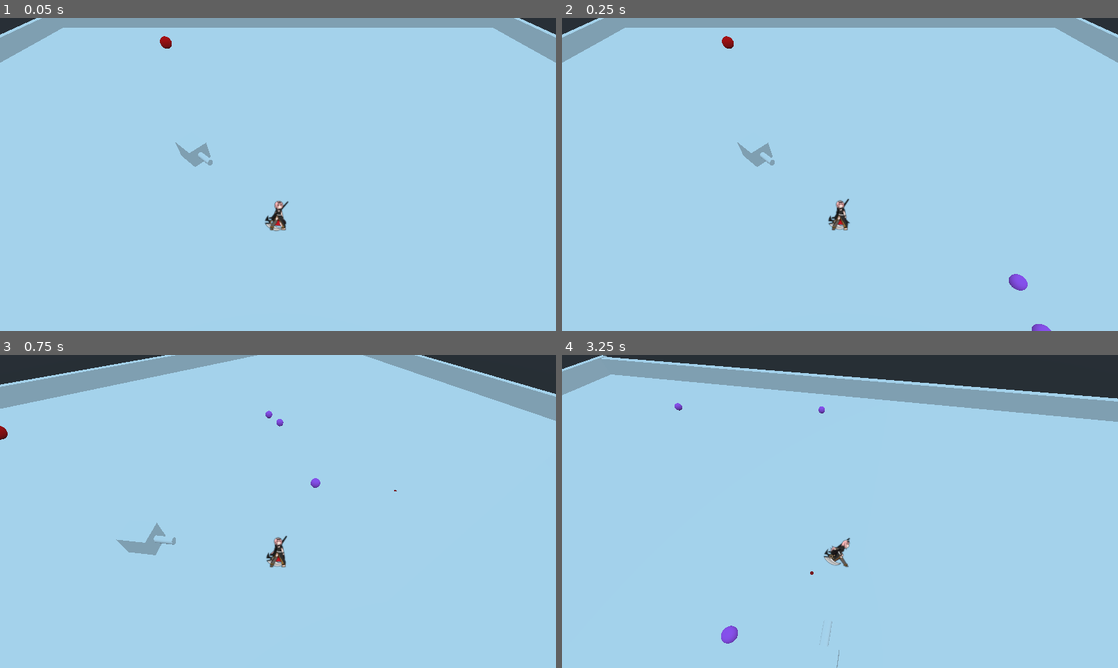
Above: before the commit, frames 1-4 (two rows, left to right).
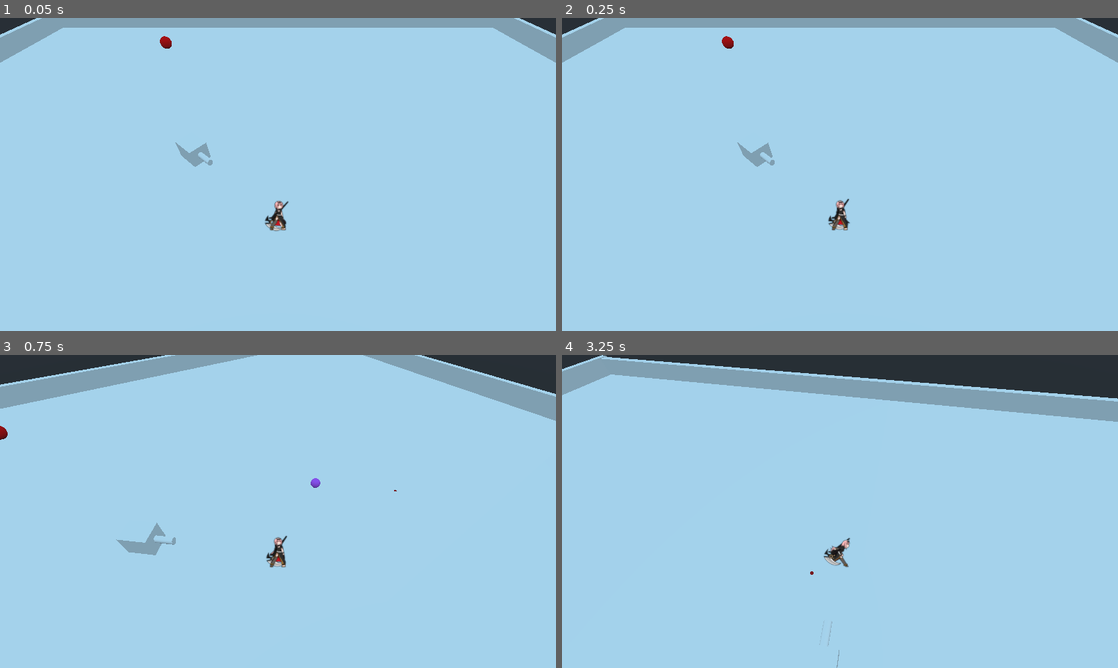
Above: after the commit, the same moments.

Repository: jeyao14/ProjectAeronautica
Game: Godot game, scene res://World/test_level.tscn
Same seed, same stepped clock (60 frames per second), same inputs: the game is played once before the commit and once after it.
Inputs (mouse positions are in pixels of both pictures, inside the frame that each line leads up to):
- Up to frame 1 (0.05 s): no input
- Up to frame 2 (0.25 s): no input
- Up to frame 3 (0.75 s): move the mouse to (400, 495) at 0.52 s; press the mouse at (400, 495) at 0.53 s; hold E (c_rotate_right) from 0.53 s (still down)
- Up to frame 4 (3.25 s): move the mouse to (728, 527) at 1.27 s; release E (c_rotate_right) at 1.28 s; release the mouse at (728, 527) at 1.28 s; hold S (move_back) 1.28-2.03 s; tap Shift (dodgeroll) at 1.35 s; click (728, 527) at 1.55 s; move the mouse to (895, 442) at 2.02 s; press the mouse at (895, 442) at 2.03 s; hold E (c_rotate_right) 2.03-2.78 s; move the mouse to (812, 574) at 2.77 s; release the mouse at (812, 574) at 2.78 s; hold W (move_forward) from 2.78 s (still down); tap 1 (swap_character_1) at 2.85 s; click (812, 574) at 3.05 s

Frame 1 is identical in both runs. In frame 2, 0.2% of the frame differs, in the area x 80-88%, y 81-100%; in frame 3, less than 0.1%; in frame 4, 0.2%.

Commit message:
added both uniform and randomized spread feature to bullet spawner

Diff:
--- a/src/Characters/Shared/BulletSpawner.gd
+++ b/src/Characters/Shared/BulletSpawner.gd
@@ -2,15 +2,24 @@
 
 
 export var bullet_path = "res://Characters/TestCharacter/TestProjectile.tscn"
+export(int) var ammocount =  0
+export var cooldown = .5 setget set_cooldown
+export var full_auto = false
+onready var COOLDOWN = $CooldownTimer
+onready var mouse_direction = Vector3.ZERO
+onready var BULLET_GROUP = $BulletGroup
+
+
+# Burst Variables
 export(int) var burst_count = 0
-export(int) var ammocount =  0
 var burst_timer = .1 setget set_burst_timer
-export var cooldown = 1 setget set_cooldown
+onready var BURST_TIMER = $BurstTimer
 
-onready var BULLET_GROUP = $BulletGroup
-onready var COOLDOWN = $CooldownTimer
-onready var BURST_TIMER = $BurstTimer
-onready var mouse_direction = Vector3.ZERO
+# Spread Variables
+export (int) var spread_count = 0
+export var spread_angle = 45.0
+export var random = false
+
 var BULLET
 var shoot = false
 var is_firing = false
@@ -26,46 +35,99 @@
 	pass # Replace with function body.
 
 func _physics_process(delta):
-	if shoot and not is_firing:
+	if shoot and not is_firing and ammocount > 0:
 		fire()
 	pass
 
 func setShotCooldown():
 	pass
 
+func fire_cooldown():
+	print("Ammo: ", ammocount)
+	if not full_auto:
+		shoot = false
+	COOLDOWN.start()
+	yield(COOLDOWN, "timeout")
+	is_firing = false
+
+
 func fire():
 	if not is_firing:
-		print(burst_count)
+		# prevent fire() from being called every frame
 		is_firing = true
+
+		var spread = false
+		if spread_count > 0:
+			spread = true
+		# if burst information is set, call burst fire functionality
 		if burst_count > 0 and burst_timer > 0:
-			for i in burst_count:
-				if not shoot:
-					break
+			burst_fire(spread)
+		# else single shot
+		else:
+			if spread:
+				spread_fire()
+			else:
 				spawn_bullet()
-				BURST_TIMER.start()
-				yield(BURST_TIMER, "timeout")
-				print("BULLET")
+			fire_cooldown()
+
+func burst_fire(spread):
+	for i in burst_count:
+		if not shoot or not has_ammo():
+			break
+		if spread:
+			spread_fire()
 		else:
 			spawn_bullet()
-		COOLDOWN.start()
-		yield(COOLDOWN, "timeout")
-		is_firing = false
-		return true
-	return false
+		BURST_TIMER.start()
+		yield(BURST_TIMER, "timeout")
+	fire_cooldown()
 
-func spawn_bullet():
+func spread_fire():
+	if random:
+		# gets the half angle to determine the range for the random angle
+		var half_angle = spread_angle/2.0
+		for i in spread_count:
+			if not has_ammo():
+				break
+			# gets a random angle inside of the defined angle range
+			randomize()
+			var angle = rand_range(-half_angle, half_angle)
+			spawn_bullet(angle)
+	else:
+		# splits the spread angle into equally distanced angles
+		var angle_increment = (spread_angle/ (spread_count + 1.0))
+
+		# set the starting angle to the far right side of the angle range
+		var current_angle = -(spread_angle/2) + angle_increment
+
+		for i in spread_count:
+			if not has_ammo():
+				break
+			spawn_bullet(current_angle)
+			current_angle += angle_increment
+	return
+
+
+func spawn_bullet(angle = 0.0):
 	var global_pos = self.global_transform.origin
-	var angle = Vector2(global_pos.x, global_pos.z).angle_to(Vector2(mouse_direction.x, mouse_direction.z))
 	var instance = BULLET.instance()
 	mouse_direction.y = self.global_transform.origin.y
 
-	var direction_vector = (mouse_direction - self.global_transform.origin).normalized()
 
-	instance.direction = direction_vector
+	var direction_vector = (global_pos - mouse_direction).normalized()
+	# gets a direction angle based off of the direction vector + any additional angle offsets
+	var direction_angle = rad2deg(atan2(direction_vector.x, direction_vector.z)) + angle
+
+
+	instance.rotation_degrees.y = direction_angle
 	BULLET_GROUP.add_child(instance)
-	instance.translation = self.global_transform.origin
-	mouse_direction = Vector3.ZERO
-	ammocount -= 1;
+	instance.translation = global_pos
+	ammocount -= 1
+
+func has_ammo():
+	if(ammocount <= 0):
+		return false
+	return true
 
 func set_burst_timer(value):
 	burst_timer = value
@@ -74,3 +136,4 @@
 func set_cooldown(value):
 	cooldown = value
 	COOLDOWN.wait_time = cooldown
+	print("COOLDOWN CHANGED TO: ", COOLDOWN.wait_time)
--- a/src/Characters/Shared/CharacterHandler.gd
+++ b/src/Characters/Shared/CharacterHandler.gd
@@ -93,7 +93,7 @@
 #	while()
 
 func process_actions():
-	if Input.is_action_pressed("shoot"):
+	if Input.is_action_just_pressed("shoot"):
 		ACTIVE_CHARACTER.use_attack()
 	if Input.is_action_just_released("shoot"):
 		ACTIVE_CHARACTER.stop_attack()
--- a/src/Characters/TestCharacter/TemplateTurret.gd
+++ b/src/Characters/TestCharacter/TemplateTurret.gd
@@ -16,8 +16,6 @@
 	if enemy_list.size() > 0:
 		calculate_closest_enemy()
 		self.look_at(current_enemy.global_transform.origin,Vector3.UP)
-
-
 
 
 func set_target_global_position(value: Vector2) -> void:
--- a/src/Characters/TestCharacter/TemplateTurret.tscn
+++ b/src/Characters/TestCharacter/TemplateTurret.tscn
@@ -10,11 +10,10 @@
 [sub_resource type="CylinderMesh" id=3]
 
 [sub_resource type="CylinderShape" id=4]
+radius = 32.9924
 height = 18.861
-radius = 32.9924
 
 [node name="KinematicBody" type="KinematicBody"]
-transform = Transform( 1, 0, 0, 0, 1, 0, 0, 0, 1, 0, 0, 0 )
 collision_mask = 5
 script = ExtResource( 1 )
 
@@ -25,13 +24,14 @@
 transform = Transform( -4.37114e-08, 0, 1, 0, 1, 0, -1, 0, -4.37114e-08, 0, 0, 0 )
 mesh = SubResource( 2 )
 skeleton = NodePath("../CollisionShape")
+material/0 = null
 
 [node name="MeshInstance" type="MeshInstance" parent="MeshInstance"]
 transform = Transform( -5.44429e-08, -1.24551, 0, 0.354469, -1.54943e-08, 0, 0, 0, 0.287263, 1.04622, 0, 0 )
 mesh = SubResource( 3 )
+material/0 = null
 
 [node name="Area" type="Area" parent="."]
-transform = Transform( 1, 0, 0, 0, 1, 0, 0, 0, 1, 0, 0, 0 )
 collision_layer = 0
 collision_mask = 6
 
--- a/src/Characters/TestCharacter/TestCharacter.gd
+++ b/src/Characters/TestCharacter/TestCharacter.gd
@@ -6,31 +6,32 @@
 
 
 func _ready():
-#	$Projectile.connect("test_signal", self, "test_signal_receive")
-	print("Ammo: ", ammocount, "/", magsize)
 #	don't let this stat go beyond 100
 	SPAWNER.cooldown = 1.2 + -(dex/100.0)
+
 #	print("cooldown = ", SPAWNER.cooldown)
-	SPAWNER.ammocount = ammocount;
+	SPAWNER.ammocount = magsize;
+	ammocount = magsize
+	print("Ammo: ", ammocount, "/", magsize)
 	pass # Replace with function body.
 
 func _physics_process(delta):
 	set_animation()
 	set_facing()
 	GetSpawnerAmmoInfo()
+	if SPAWNER.shoot:
+		SPAWNER.mouse_direction = mouse_direction
+#		print("Ammo: ", ammocount, "/", magsize)
 
 func use_attack():
 	if(ammocount > 0):
-		SPAWNER.mouse_direction = mouse_direction
-		var fireSuccess = SPAWNER.fire()
-	print("Ammo: ", ammocount, "/", magsize)
+		SPAWNER.shoot = true
+
 
 func reload():
 	ammocount = magsize;
 	SPAWNER.ammocount = ammocount;
-	print("Ammo: ", ammocount, "/", magsize)
-	SPAWNER.mouse_direction = mouse_direction
-	SPAWNER.shoot = true
+#	print("Ammo: ", ammocount, "/", magsize)
 
 func stop_attack():
 	SPAWNER.shoot = false
--- a/src/Characters/TestCharacter/TestCharacter.tscn
+++ b/src/Characters/TestCharacter/TestCharacter.tscn
@@ -71,7 +71,6 @@
 collision_layer = 2
 collision/safe_margin = 1.0
 script = ExtResource( 2 )
-dex = 100
 
 [node name="CollisionShape" type="CollisionShape" parent="."]
 transform = Transform( 1, 0, 0, 0, -4.37114e-08, -1, 0, 1, -4.37114e-08, 0, -0.047211, 0 )
@@ -103,6 +102,7 @@
 shape = SubResource( 12 )
 
 [node name="Spawner" parent="." instance=ExtResource( 4 )]
+full_auto = true
 
 [node name="ShootTimer" type="Timer" parent="."]
 
--- a/src/Characters/TestCharacter/TestProjectile.gd
+++ b/src/Characters/TestCharacter/TestProjectile.gd
@@ -5,6 +5,7 @@
 export var speed = 50
 export var damage = 10
 export var max_distance = 0.0
+export var angle = 0.0
 
 onready var start_position = global_transform.origin
 
@@ -16,6 +17,7 @@
 # Called when the node enters the scene tree for the first time.
 func _ready():
 	movement_vector = direction.rotated(Vector3.UP, self.rotation.y) * speed
+	rotation_degrees.y = angle
 	pass # Replace with function body.
 
 
--- a/src/World/test_level.tscn
+++ b/src/World/test_level.tscn
@@ -1,7 +1,6 @@
-[gd_scene load_steps=8 format=2]
+[gd_scene load_steps=7 format=2]
 
 [ext_resource path="res://Characters/TestCharacter/TemplateTurret.tscn" type="PackedScene" id=1]
-[ext_resource path="res://Characters/TestCharacter/TestProjectile.tscn" type="PackedScene" id=2]
 [ext_resource path="res://Enemies/TestEnemy/TestEnemy.tscn" type="PackedScene" id=3]
 [ext_resource path="res://Characters/Shared/CharacterHandler.tscn" type="PackedScene" id=4]
 
@@ -89,12 +88,6 @@
 
 [node name="KinematicBody" parent="." instance=ExtResource( 4 )]
 
-[node name="Projectile" parent="." instance=ExtResource( 2 )]
-transform = Transform( 1, 0, 0, 0, 1, 0, 0, 0, 1, 12, 0.817, 17.565 )
-
-[node name="Projectile2" parent="." instance=ExtResource( 2 )]
-transform = Transform( 1, 0, 0, 0, 1, 0, 0, 0, 1, 12, 0.817, 20.4083 )
-
 [node name="KinematicBody2" parent="." instance=ExtResource( 1 )]
 transform = Transform( 1, 0, 0, 0, 1, 0, 0, 0, 1.23049, -8.78869, 0.901168, -7.72448 )
 
